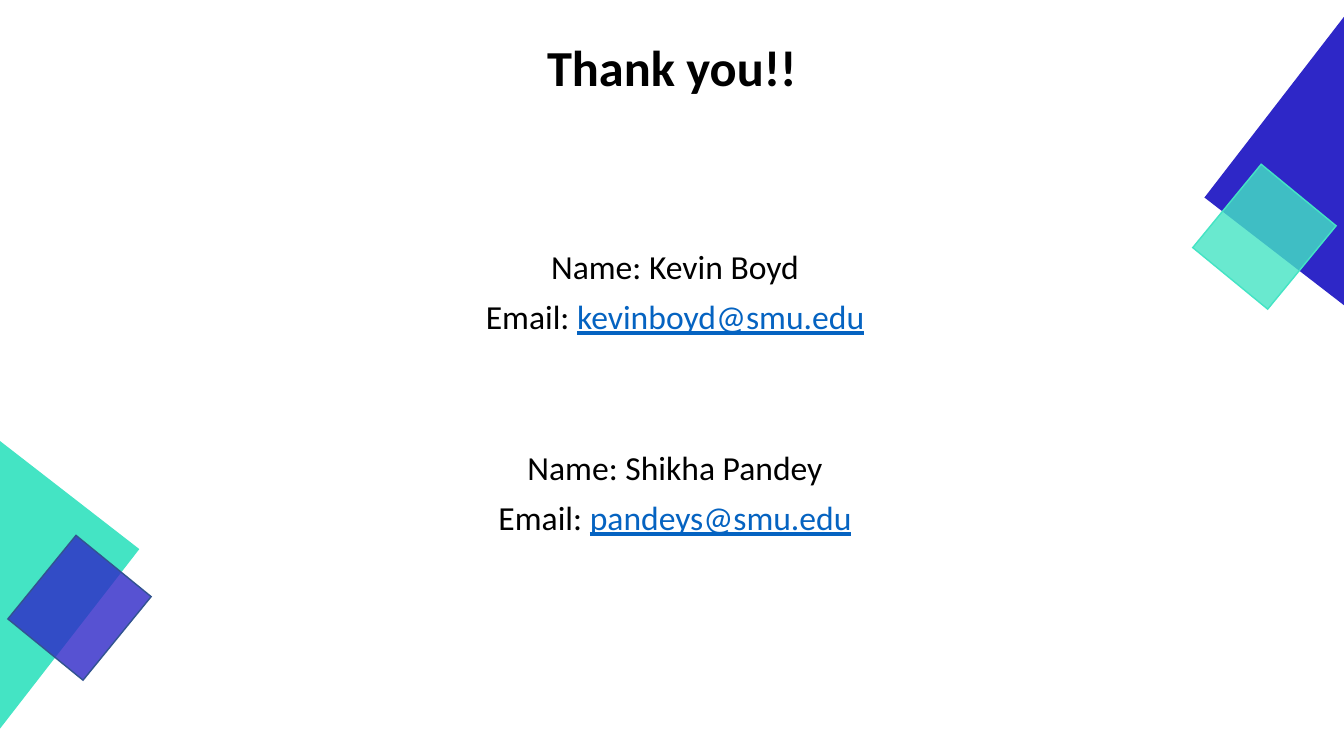
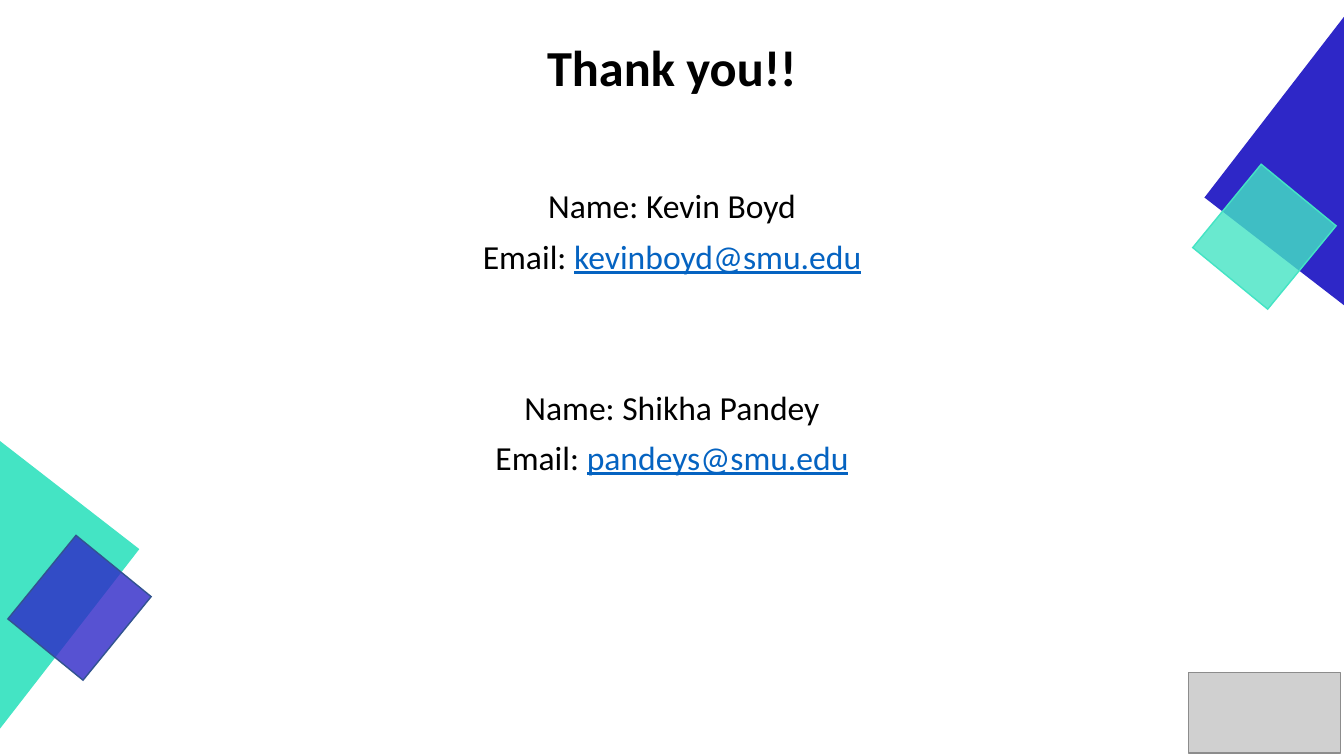
Before and after one commit to GraduateSchoolWork/CaseStudy2_DDS, a slide deck: slide 22 of DDS_Project_2_Presentation.pptx. Drawn at 1344x756 pixels with LibreOffice and Linux fonts; fonts in the diff are those of the drawing; grey boxes stand for pictures. Boxes give left, top, right and bottom in pixels: in the first picture for what was removed or moved away, otherwise in the second. Text is boxed around its words. In the diff, an @@ line names an element or a change of style, - is before the commit and + after.

```diff
--- a/DDS_Project_2_Presentation.pptx
+++ b/DDS_Project_2_Presentation.pptx
@@ text "Name: Kevin Boyd": place and size @@
-text "Name: Kevin Boyd" at (486, 255, 864, 536)
+text "Name: Kevin Boyd" at (483, 194, 861, 476)
@@ picture added at (1189, 674, 1341, 753) @@
```
Also in this commit, not shown: 21 other slides changed.
